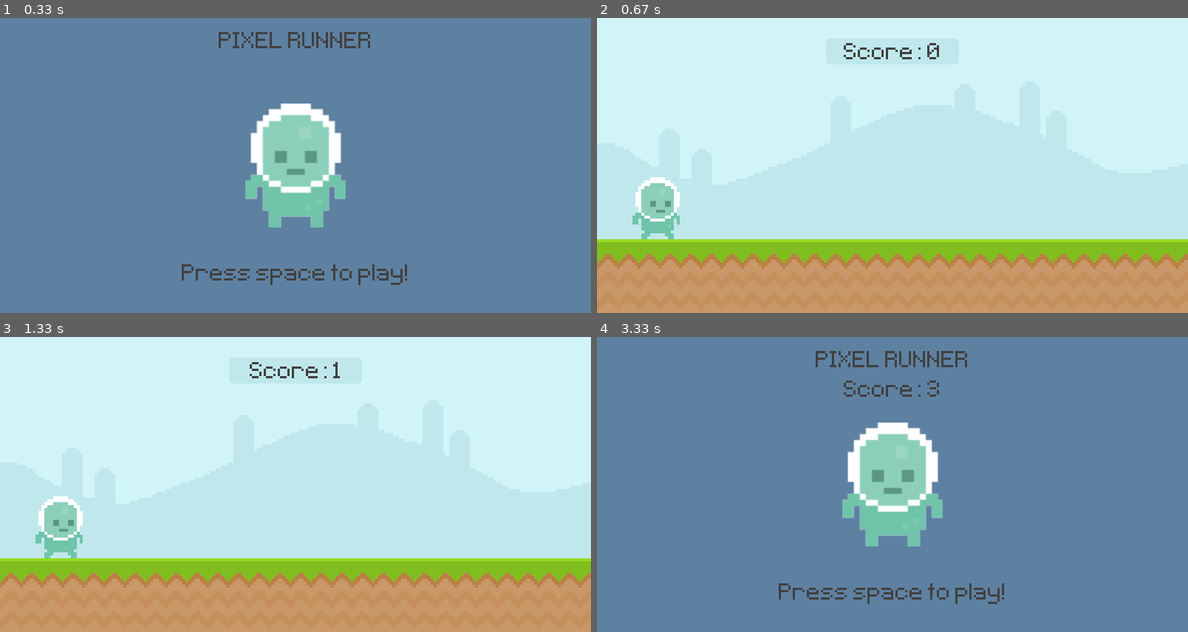
Above: before the commit, frames 1-4 (two rows, left to right).
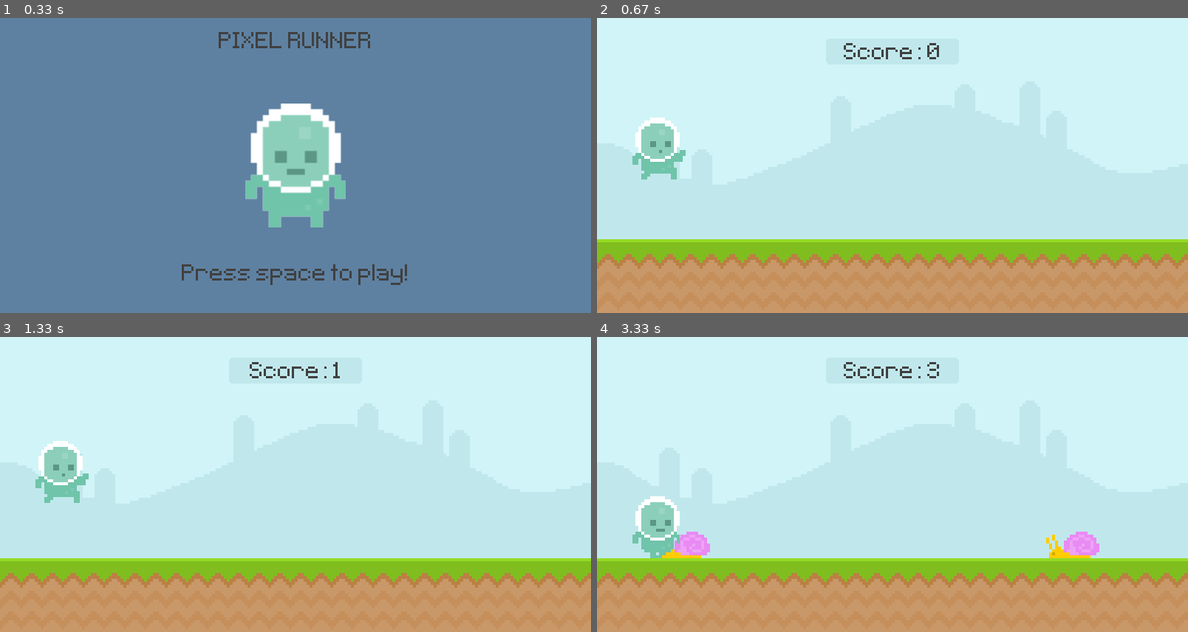
Above: after the commit, the same moments.

Repository: devloos/Python
Game: pygame game, started from projects/runner/index.py
The game is run twice, just before and just after one commit, with the same random seed, the same clock (stepped at 60 frames per second) and the same inputs.
Inputs (mouse positions are in pixels of both pictures, inside the frame that each line leads up to):
- Up to frame 1 (0.33 s): no input
- Up to frame 2 (0.67 s): tap Space at 0.33 s
- Up to frame 3 (1.33 s): hold Space 0.67-1.13 s
- Up to frame 4 (3.33 s): press the mouse at (656, 525) at 1.7 s; move the mouse to (738, 484) at 1.8 s; release the mouse at (821, 443) at 1.93 s; press the mouse at (656, 525) at 2.53 s; move the mouse to (880, 472) at 2.63 s; release the mouse at (1111, 419) at 2.77 s

Frame 1 is identical in both runs. In frame 2, 2.6% of the frame differs, in the area x 6-15%, y 33-75%; in frame 3, 2.5%; in frame 4, 100%, in the area x 0-100%, y 0-100%.

Commit message:
split files

Diff:
--- a/projects/runner/index.py
+++ b/projects/runner/index.py
@@ -1,7 +1,10 @@
 import pygame
-from collections import defaultdict
 from sys import exit
 from random import randint
+
+from pygame.sprite import Sprite, GroupSingle
+from player import Player
+
 
 # pygame setup
 pygame.init()
@@ -17,8 +20,10 @@
 game_active = False
 start_time = 0
 score = 0
-player_gravity = 0
-player_walk_index = 0
+
+player = GroupSingle()
+player.add(Player((80, 300)))
+
 snail_frame_index = 0
 fly_frame_index = 0
 
@@ -28,7 +33,6 @@
 obstacle_event = pygame.USEREVENT + 1
 pygame.time.set_timer(obstacle_event, 1300)
 
-
 sky_surf = pygame.image.load('graphics/sky.png').convert()
 ground_surf = pygame.image.load('graphics/ground.png').convert()
 snail_frame_1 = pygame.image.load('graphics/snail/snail1.png').convert_alpha()
@@ -37,24 +41,17 @@
 fly_frame_2 = pygame.image.load('graphics/fly/fly2.png').convert_alpha()
 title_surf = font.render('PIXEL RUNNER', False, (64, 64, 64))
 instructions_surf = font.render('Press space to play!', False, (64, 64, 64))
-player_jump = pygame.image.load('graphics/player/jump.png').convert_alpha()
-player_walk_1 = pygame.image.load(
-    'graphics/player/player_walk_1.png').convert_alpha()
-player_walk_2 = pygame.image.load(
-    'graphics/player/player_walk_2.png').convert_alpha()
+
 player_stand_surf = pygame.image.load(
     'graphics/player/player_stand.png').convert_alpha()
 player_stand_surf = pygame.transform.rotozoom(player_stand_surf, 0, 2)
 
-
 title_rect = title_surf.get_rect(center=(SCREEN_WIDTH / 2, 35))
 instructions_rect = instructions_surf.get_rect(center=(SCREEN_WIDTH / 2, 350))
-player_rect = player_walk_1.get_rect(midbottom=(80, 300))
 player_stand_rect = player_stand_surf.get_rect(
     center=(SCREEN_WIDTH / 2, SCREEN_HEIGHT / 2)
 )
 
-player_walk = [player_walk_1, player_walk_2]
 snail_frame = [snail_frame_1, snail_frame_2]
 fly_frame = [fly_frame_1, fly_frame_2]
 
@@ -126,16 +123,6 @@
     screen.blit(ground_surf, (0, 300))
 
 
-def display_player():
-    global player_walk_index
-
-    if (player_rect.bottom < 300):
-        screen.blit(player_jump, player_rect)
-    else:
-        player_walk_index += 0.1
-        screen.blit(player_walk[int(player_walk_index) % 2], player_rect)
-
-
 while True:
     for event in pygame.event.get():
         if event.type == pygame.QUIT:
@@ -143,14 +130,6 @@
             exit()
 
         if game_active:
-            if event.type == pygame.KEYDOWN:
-                if (event.key == pygame.K_SPACE and player_rect.bottom >= 300):
-                    player_gravity = -9.5
-
-            if event.type == pygame.MOUSEBUTTONDOWN:
-                if player_rect.collidepoint(event.pos) and player_rect.bottom >= 300:
-                    player_gravity = -9.5
-
             if event.type == obstacle_event:
                 type = 'snail' if bool(randint(0, 2)) else 'fly'
                 entity_rect = None
@@ -169,29 +148,23 @@
             if event.type == pygame.KEYDOWN:
                 if event.key == pygame.K_SPACE:
                     entities = []
-                    player_gravity = 0
                     start_time = int(pygame.time.get_ticks() / 1000)
                     game_active = True
 
     if game_active:
         entities = move_entities(entities)
 
-        if entity_collision(entities, player_rect):
-            game_active = False
-
-        player_gravity += 0.5
-        player_rect.y += player_gravity
-
-        if (player_rect.bottom > 300):
-            player_gravity = 0
-            player_rect.bottom = 300
+        # if entity_collision(entities, player_rect):
+        #     game_active = False
 
         score = int(pygame.time.get_ticks() / 1000) - start_time
 
         display_background()
         display_score()
         display_entities(entities)
-        display_player()
+
+        player.draw(screen)
+        player.update()
     else:
         display_menu()
 
--- /dev/null
+++ b/projects/runner/player.py
@@ -0,0 +1,54 @@
+import pygame
+from sys import exit
+from random import randint
+
+from pygame.sprite import Sprite
+
+
+class Player(Sprite):
+    def __init__(self, pos: tuple):
+        super().__init__()
+
+        player_walk_1 = pygame.image.load(
+            'graphics/player/player_walk_1.png').convert_alpha()
+        player_walk_2 = pygame.image.load(
+            'graphics/player/player_walk_2.png').convert_alpha()
+
+        self.gravity = 0
+        self.walk_frames = [player_walk_1, player_walk_2]
+        self.walk_frame_index = 0
+        self.jump = pygame.image.load(
+            'graphics/player/jump.png').convert_alpha()
+        self.image = self.walk_frames[self.walk_frame_index]
+        self.rect = self.image.get_rect(midbottom=pos)
+
+    def player_input(self):
+        keys = pygame.key.get_pressed()
+
+        if keys[pygame.K_SPACE] and self.rect.bottom >= 300:
+            self.gravity = -9.5
+
+        mouse_buttons = pygame.mouse.get_pressed()
+
+        if mouse_buttons[0] and self.rect.collidepoint(pygame.mouse.get_pos()) and self.rect.bottom >= 300:
+            self.gravity = -9.5
+
+    def apply_gravity(self):
+        self.gravity += 0.5
+        self.rect.y += self.gravity
+
+        if (self.rect.bottom > 300):
+            self.gravity = 0
+            self.rect.bottom = 300
+
+    def update_animation(self):
+        if (self.rect.bottom < 300):
+            self.image = self.jump
+        else:
+            self.walk_frame_index += 0.1
+            self.image = self.walk_frames[int(self.walk_frame_index) % 2]
+
+    def update(self):
+        self.player_input()
+        self.apply_gravity()
+        self.update_animation()
